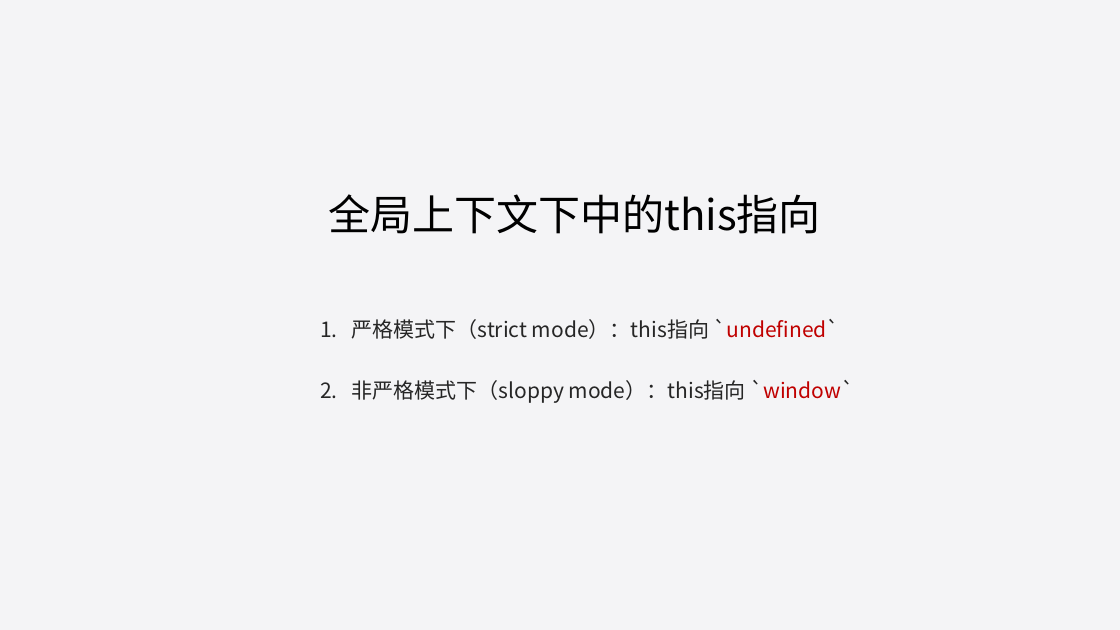
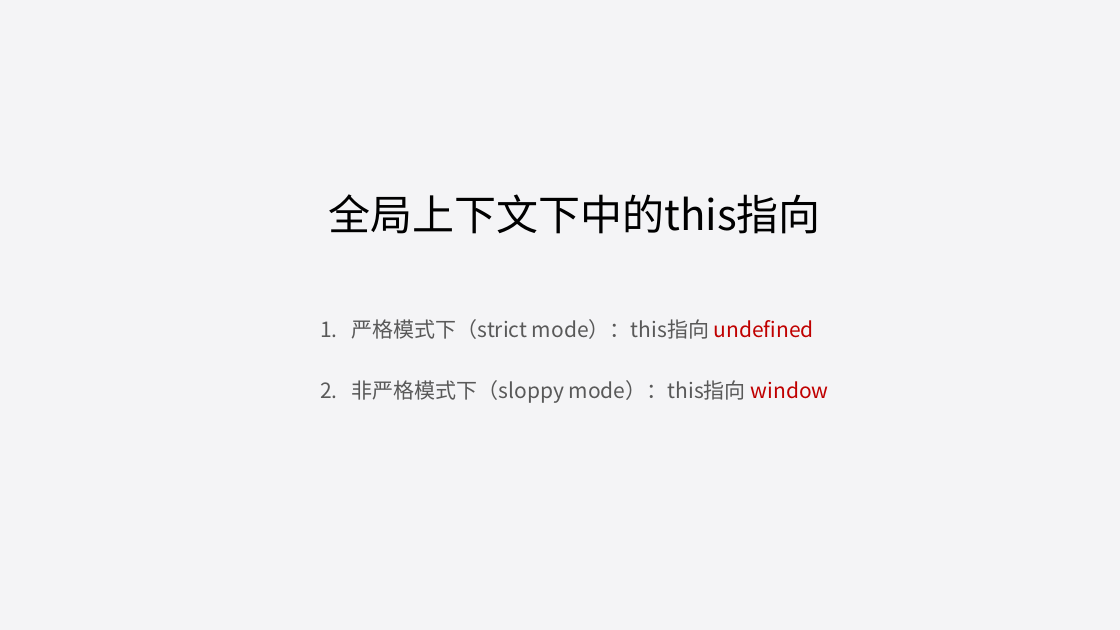
Before and after one commit to liuweiGL/share, a slide deck: slide 5 of ppt/JavaScript基础一.pptx. Drawn at 1120x630 pixels with LibreOffice and Linux fonts; fonts in the diff are those of the drawing. Boxes give left, top, right and bottom in pixels: in the first picture for what was removed or moved away, otherwise in the second. Text is boxed around its words. In the diff, an @@ line names an element or a change of style, - is before the commit and + after.

```diff
--- a/ppt/JavaScript基础一.pptx
+++ b/ppt/JavaScript基础一.pptx
@@ text at (352,319,829,403): text changed; text colour #262626 to #595959 @@
-1. 严格模式下（strict mode）：this指向 `undefined`
-2. 非严格模式下（sloppy mode）：this指向 `window`
+1. 严格模式下（strict mode）：this指向 undefined
+2. 非严格模式下（sloppy mode）：this指向 window
```
Also in this commit, not shown: 6 other slides changed, 3 slides added, 7 other files.
